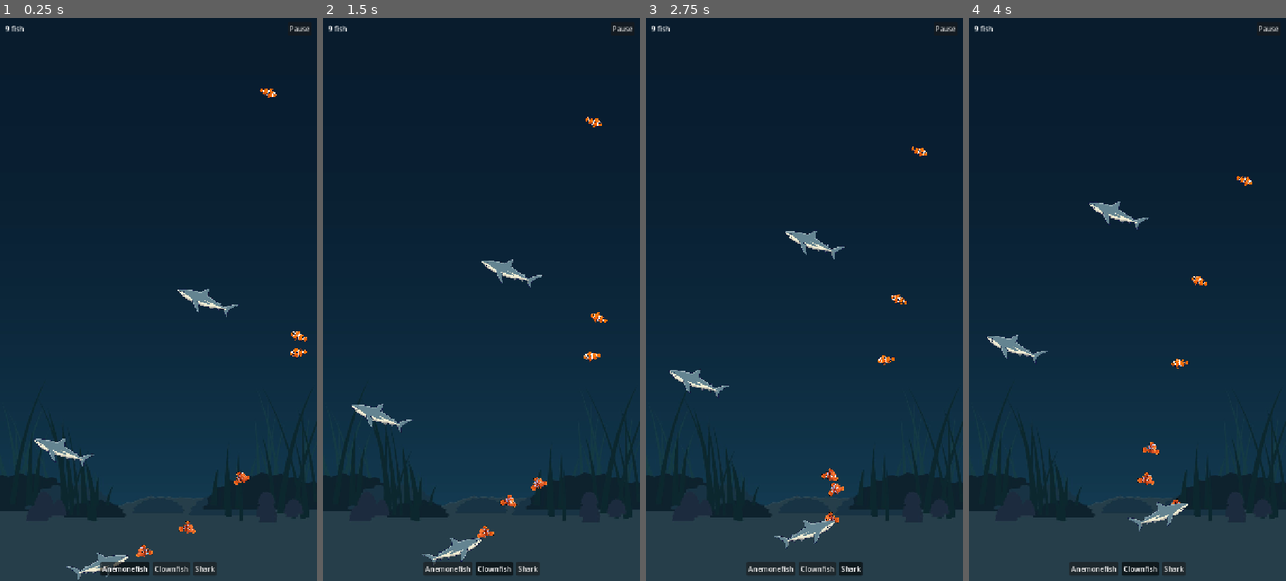
Above: before the commit, frames 1-4 (left to right).
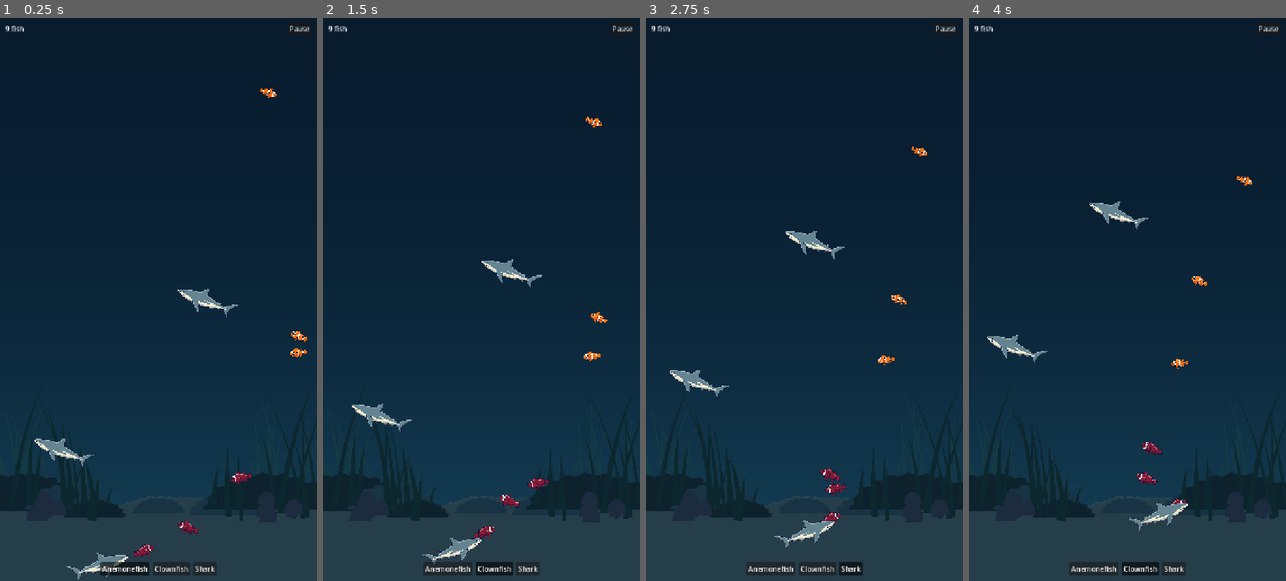
Above: after the commit, the same moments.

Repository: dfoster42/aquariam_v2
Game: Godot game, scene res://scenes/main.tscn
Same seed, same stepped clock (60 frames per second), same inputs: the game is played once before the commit and once after it.
Inputs:
- Up to frame 1 (0.25 s): no input
- Up to frame 2 (1.5 s): click "Anemonefish" at 0.5 s; click "Clownfish" at 1.25 s
- Up to frame 3 (2.75 s): click "Shark" at 2 s
- Up to frame 4 (4 s): click "Anemonefish" at 2.75 s; click "Clownfish" at 3.5 s

The runs differ from the first frame. In frame 1, 0.3% of the frame differs, in the area x 42-80%, y 80-96%; in frame 2, 0.3%, in the area x 47-72%, y 81-93%; in frame 3, 0.3%; in frame 4, 0.2%.

Commit message:
Finish the art set, and fix a keyer bug that ate the art
The anemonefish sprite completes the catalogue; nemo.png, inherited from the Go
prototype, is gone.

Generating it exposed a serious bug in cutout.py. Despill ran over every opaque
pixel, capping red and blue toward green wherever min(r,b) > g. Orange and grey
score negative on that test, so the clownfish and the shark were unaffected and
it went unnoticed — but a maroon anemonefish body is about (140, 30, 60), scores
+30, and was crushed to (38, 30, 38). The fish came out solid black.

The judge did not catch it. Having nothing to compare against, it reported a
"black anemonefish" and passed every colour-related item, failing instead on two
downstream consequences. A second opinion cannot detect infidelity to an original
it never saw, so cutout.py now measures it: colour_drift compares the subject's
mean colour before and after keying and fails the cut if it moves more than 12
per channel. The three shipped sprites measure 1.2, 2.3 and 0.8.

Despill is now restricted to within 3px of the keyed background, which is the
only place the JPEG ramp actually contaminates, and the post-resize pass only
touches partially transparent pixels, where Lanczos ringing actually occurs.

A second, subtler problem: sprites ship trimmed to their bounding box, so every
extremity touches the frame by construction, and the judge read that as "sliced
off flat by the image boundary" and failed nothing_cut. The crop was
manufacturing the defect it was being asked about. Sprites are now padded with a
transparent margin before judging. This does not hide real clipping — amputated
art reads as a flat edge with empty space beyond it, which is more visible with
padding, not less. Backgrounds are exempt, since padding would fail full_bleed.

All three sprites now pass the rubric clean, and every re-cut came from the
cached renders at no quota cost.

Co-Authored-By: Claude Opus 5 <noreply@anthropic.com>

Diff:
--- a/resources/species/anemonefish.tres
+++ b/resources/species/anemonefish.tres
@@ -1,7 +1,7 @@
 [gd_resource type="Resource" script_class="FishSpecies" format=3]
 
 [ext_resource type="Script" path="res://scripts/fish_species.gd" id="1_odtuw"]
-[ext_resource type="Texture2D" path="res://assets/textures/nemo.png" id="2_f5jrv"]
+[ext_resource type="Texture2D" path="res://assets/textures/anemonefish.png" id="2_f5jrv"]
 
 [resource]
 script = ExtResource("1_odtuw")
--- a/tools/generate_species.gd
+++ b/tools/generate_species.gd
@@ -6,7 +6,7 @@
 	var clownfish := _make("Clownfish", "res://assets/textures/clownfish.png", 55.0, 36.0, 140.0)
 	_save(clownfish, "clownfish")
 
-	var anemonefish := _make("Anemonefish", "res://assets/textures/nemo.png", 48.0, 44.0, 130.0)
+	var anemonefish := _make("Anemonefish", "res://assets/textures/anemonefish.png", 48.0, 44.0, 130.0)
 	_save(anemonefish, "anemonefish")
 
 	var shark := _make("Shark", "res://assets/textures/shark.png", 110.0, 90.0, 260.0)
Binary file added: assets/textures/anemonefish.png
Not shown, changed: assets/textures/anemonefish.png.import
Binary file removed: assets/textures/nemo.png
Not shown, changed: tools/art/cutout.py
Not shown, changed: tools/art/qa.py
